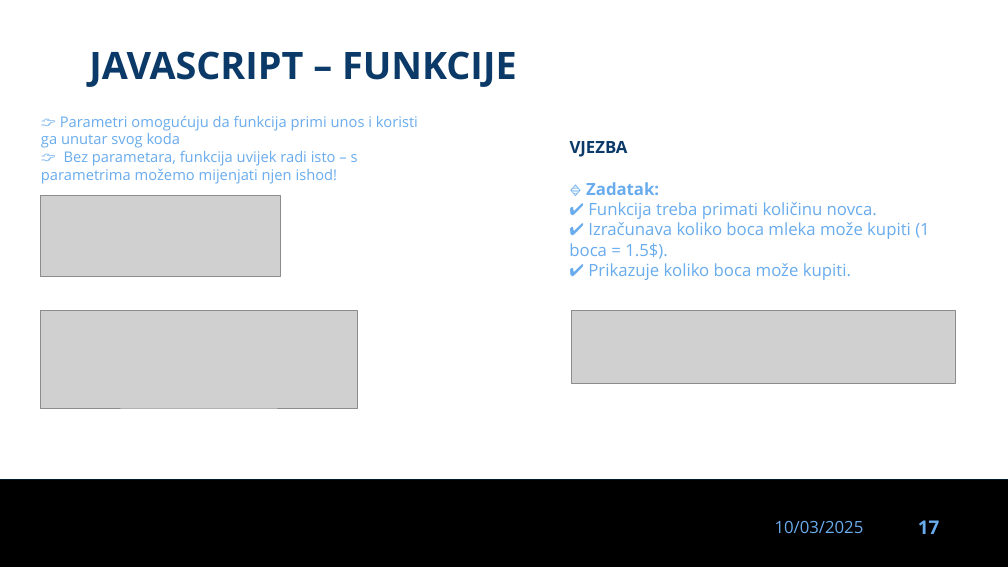
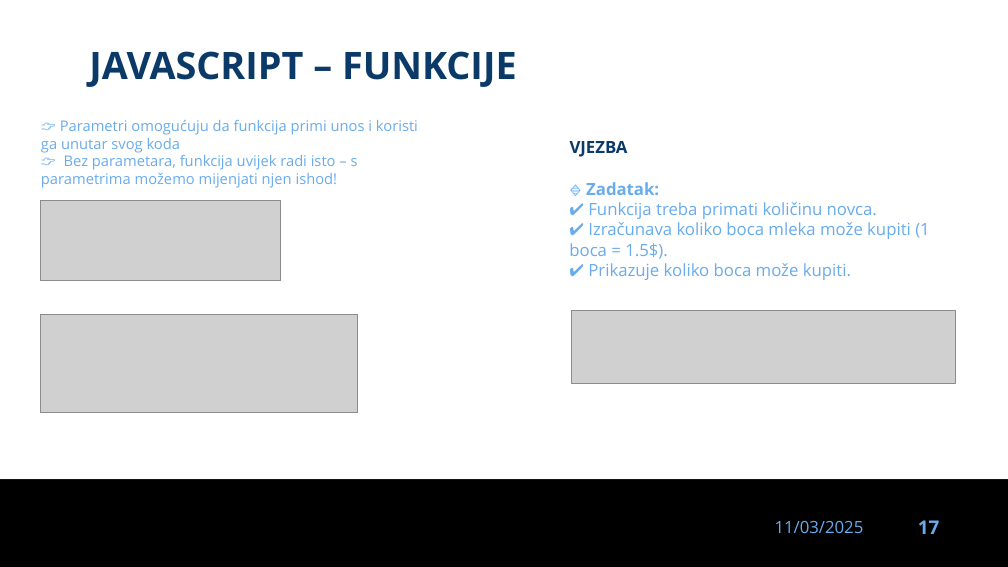
Before and after one commit to dinoDuvnjak/CTK, a slide deck: slide 17 of Bootcamp/javascript-uvod/javascript-uvod.pptx. Drawn at 1008x567 pixels with LibreOffice and Linux fonts; fonts in the diff are those of the drawing; grey boxes stand for pictures; background and template pictures are left out. Boxes give left, top, right and bottom in pixels: in the first picture for what was removed or moved away, otherwise in the second. Text is boxed around its words. In the diff, an @@ line names an element or a change of style, - is before the commit and + after.

```diff
--- a/Bootcamp/javascript-uvod/javascript-uvod.pptx
+++ b/Bootcamp/javascript-uvod/javascript-uvod.pptx
@@ 2 pictures, 1 text moved together from (x1=41, y1=116, x2=418, y2=408) to (x1=41, y1=120, x2=418, y2=412) @@
@@ text at (x1=775, y1=521, x2=864, y2=533): text changed @@
-10/03/2025
+11/03/2025
```
Also in this commit, not shown: 33 other slides changed, 3 other files.
